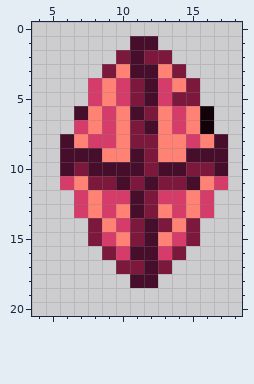
Pixel-art sprite, stored at game/assets/image/game/artifact_8.png. The picture above was drawn from the file before the commit.
The file is 24x24 pixels. Shown: x 4..18, y 0..20.
The same view after the edit:
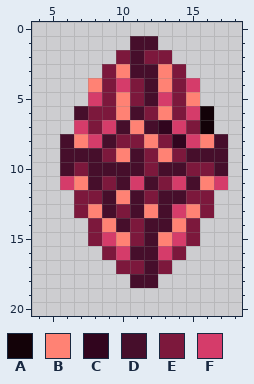
Palette (. is transparent): A #130208  B #ff8274  C #31051e  D #460e2b  E #7c183c  F #d53c6a
Change:
The edit turns colour E into colour B in row 5 at x 15; in row 7 at x 11; in row 8 at x 12; in row 13 at x 12.
The edit turns colour F into colour B in row 4 at x 8 and 13; in row 5 at x 10; in row 12 at x 10.
The edit turns colour B into colour C in row 7 at x 13; in row 8 at x 14.
The edit turns colour B into colour D in row 7 at x 10; in row 13 at x 13.
The edit turns colour E into colour D in row 11 at x 8; in row 14 at x 13.
The edit turns colour F into colour D in row 8 at x 9; in row 12 at x 9 and 13 to 14; in row 13 at x 9; in row 14 at x 10.
The edit turns colour B into colour E in row 4 at x 9 and 14; in row 5 at x 9; in row 6 at x 8; in row 7 at x 8 and 15; in row 8 at x 10 and 13; in row 9 at x 9 and 14.
The edit turns colour B into colour E in row 12 at x 8 and 15; in row 13 at x 10.
The edit turns colour F into colour E in row 6 at x 9 and 14; in rows 12 to 13 at x 7 and 16.
The edit turns colour B into colour F in row 6 at x 15.
The edit turns colour E into colour F in row 4 at x 15; in row 11 at x 11 and 14.
Boxes around the changes in both pictures, in picture pixels (x1, y1, x2, y2):
changed: (74, 78, 214, 232)
